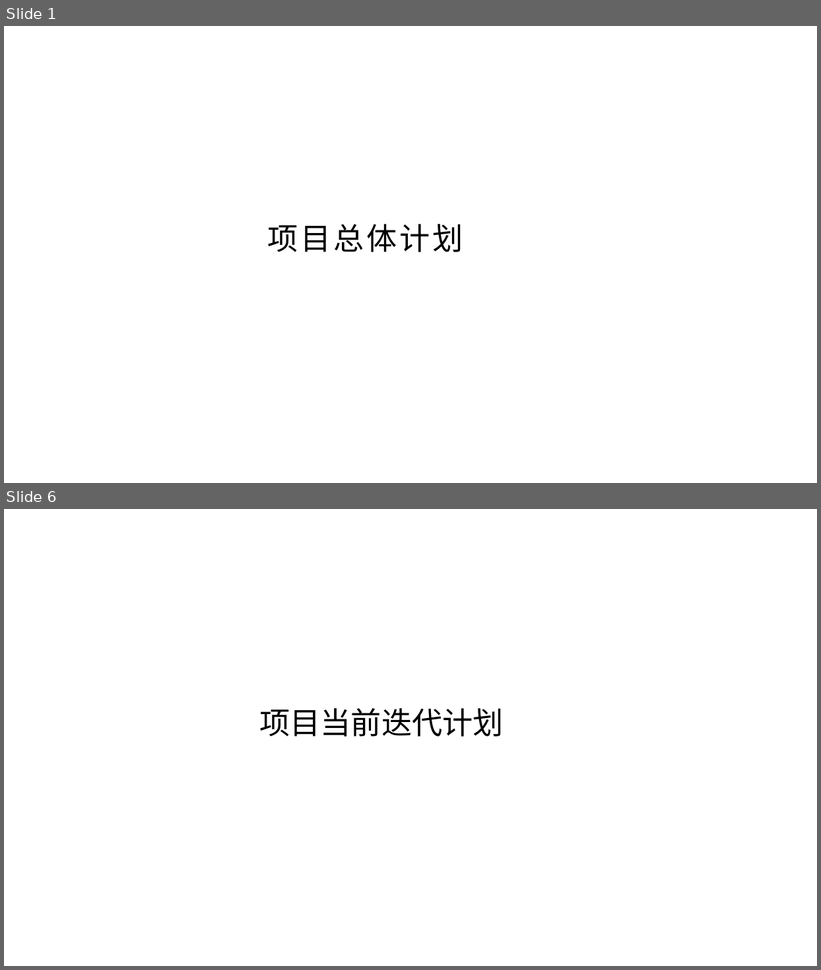
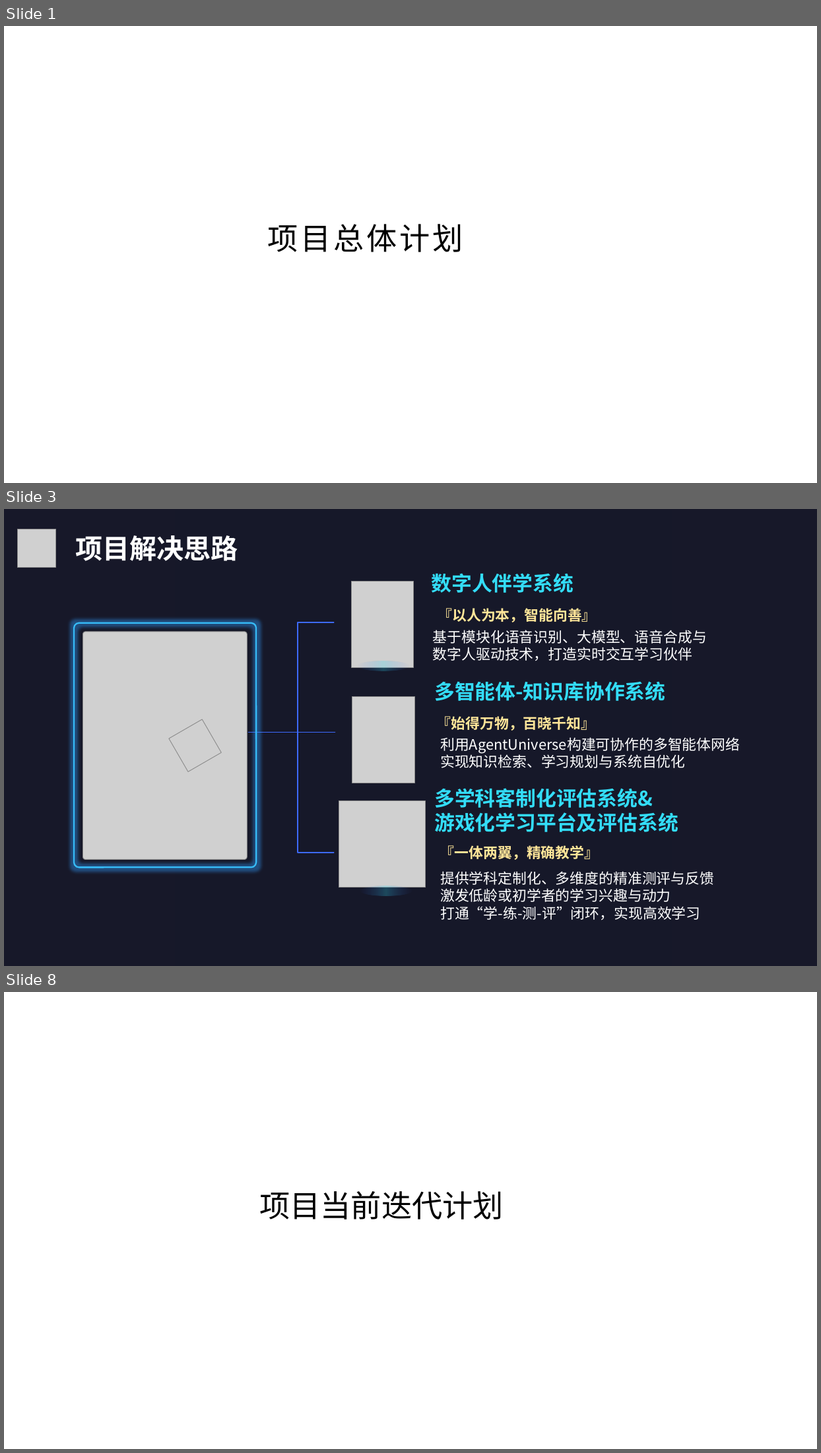
Before and after one commit to C32-SoundTech/SoundTech, a slide deck: docs/软件工程实践.pptx. Shown one above the other, each under a label of ours: slides 1 and 6 before the commit, slides 1, 3 and 8 after it; the slides between them are not shown. The pictures are 821x970 and 821x1453 pixels, drawn with LibreOffice and Linux fonts; fonts in the diff are those of the drawing; grey boxes stand for pictures; background and template pictures are left out; a plain dark background stands for a picture behind light text. Boxes give left, top, right and bottom in pixels: in the first picture for what was removed or moved away, otherwise in the second. Text is boxed around its words. In the diff, an @@ line names an element or a change of style, - is before the commit and + after.

```diff
--- a/docs/软件工程实践.pptx
+++ b/docs/软件工程实践.pptx
@@ slide 3 added at box(4, 509, 817, 966), background picture (left out) @@
@@ rectangle added at box(4, 509, 817, 966), fill gradient #030628 @@
@@ picture added at box(17, 529, 56, 568) @@
@@ text added at box(75, 535, 238, 561), 32 pt, text #FFFFFF, bold @@
+项目解决思路
@@ picture added at box(352, 581, 413, 667) @@
@@ text added at box(431, 573, 574, 593), 24 pt, text gradient #3D6AFD to #33DDF8, bold @@
+数字人伴学系统
@@ rounded rectangle added at box(74, 623, 257, 867), outline #36BCF9 1.75 pt @@
@@ freeform shape added at box(298, 623, 334, 853), outline #33DDF8 1.5 pt @@
@@ text added at box(438, 608, 596, 623), 17 pt, text #FFE699, bold @@
+『以人为本，智能向善』
@@ picture added at box(83, 632, 247, 859) @@
@@ text added at box(433, 630, 707, 661), 17 pt, text #FFFFFF @@
+基于模块化语音识别、大模型、语音合成与
+数字人驱动技术，打造实时交互学习伙伴
@@ ellipse added at box(357, 661, 409, 671), fill gradient #3D6AFD to #33DDF8 @@
@@ text added at box(434, 681, 665, 701), 24 pt, text gradient #3D6AFD to #33DDF8, bold @@
+多智能体-知识库协作系统
@@ picture added at box(352, 697, 415, 784) @@
@@ picture added at box(169, 720, 222, 772) @@
@@ text added at box(437, 716, 595, 731), 17 pt, text #FFE699, bold @@
+『始得万物，百晓千知』
@@ line added from (249, 732) to (335, 732), #33DDF8 1.5 pt @@
@@ text added at box(440, 737, 740, 768), 17 pt, text #FFFFFF @@
+利用AgentUniverse构建可协作的多智能体网络
+实现知识检索、学习规划与系统自优化
@@ ellipse added at box(364, 770, 416, 780), fill gradient #3D6AFD to #33DDF8 @@
@@ picture added at box(339, 801, 426, 888) @@
@@ text added at box(434, 788, 679, 832), 24 pt, text gradient #3D6AFD to #33DDF8, bold @@
+多学科客制化评估系统&
+游戏化学习平台及评估系统
@@ text added at box(440, 846, 599, 860), 17 pt, text #FFE699, bold @@
+『一体两翼，精确教学』
@@ text added at box(440, 871, 714, 920), 17 pt, text #FFFFFF @@
+提供学科定制化、多维度的精准测评与反馈
+激发低龄或初学者的学习兴趣与动力
+打通“学-练-测-评”闭环，实现高效学习
@@ ellipse added at box(360, 887, 412, 896), fill gradient #3D6AFD to #33DDF8 @@
@@ what was slide 6 is now slide 8 @@
```
Also in this commit, not shown: 5 other slides added, 4 slides removed.
